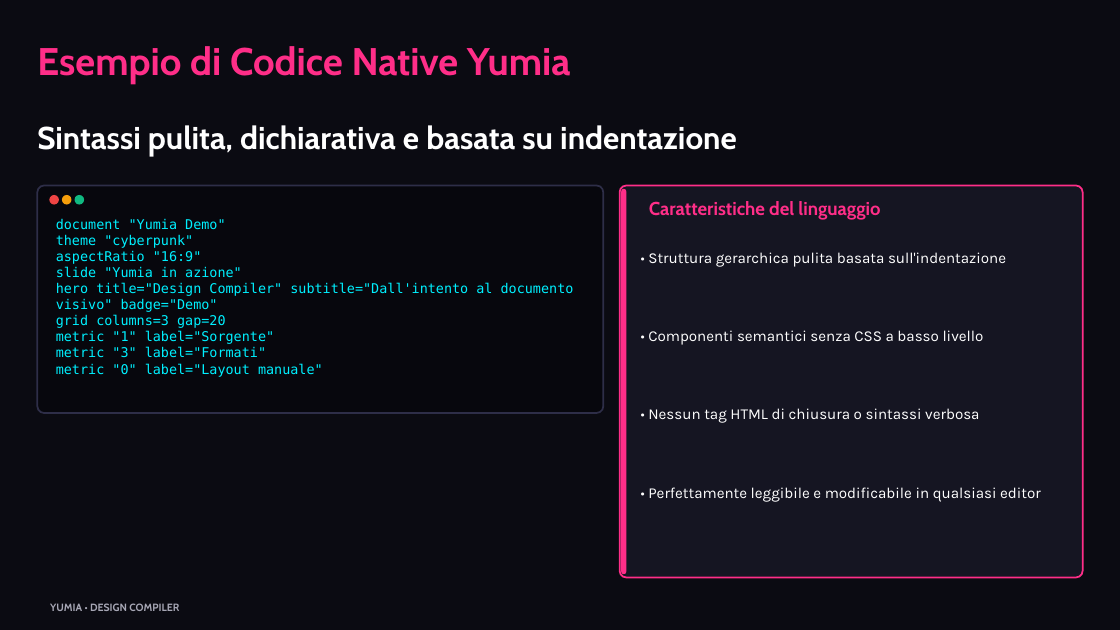
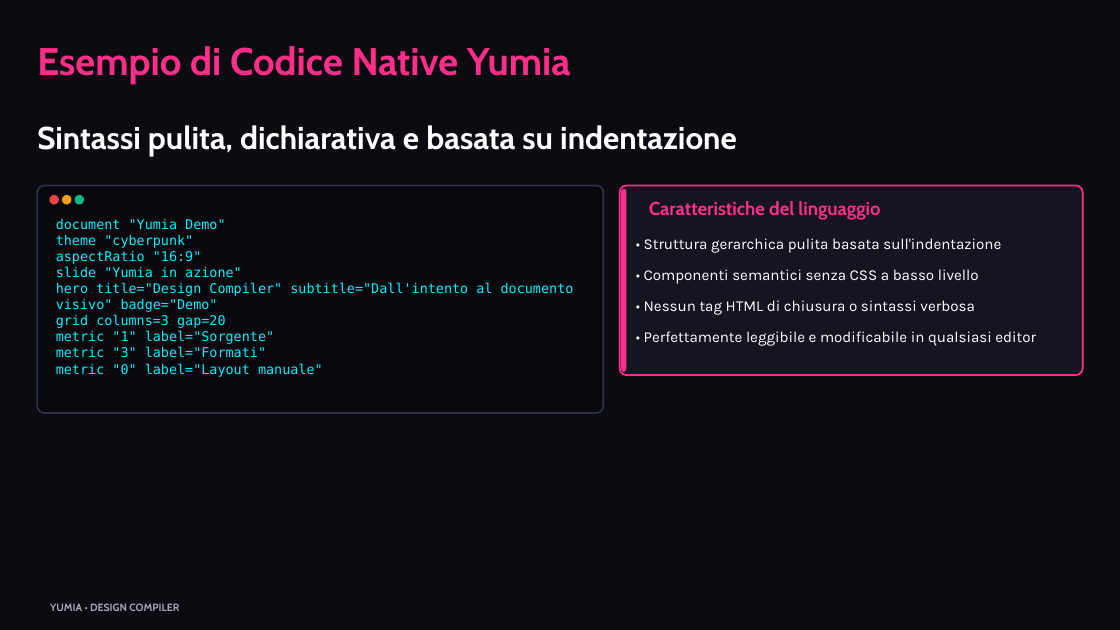
Before and after one commit to biagio-scaglia/Yumia-MD, a slide deck: slide 7 of presentation.pptx. Drawn at 1120x630 pixels with LibreOffice and Linux fonts; fonts in the diff are those of the drawing. Boxes give left, top, right and bottom in pixels: in the first picture for what was removed or moved away, otherwise in the second. Text is boxed around its words. In the diff, an @@ line names an element or a change of style, - is before the commit and + after.

Commit message:
fix(layout,html): prevent grid cards from overflowing slide height
Tighten paragraph/list estimates, densify card packing, and equalize row heights so uneven bullet columns stay closed within 16:9.

```diff
--- a/presentation.pptx
+++ b/presentation.pptx
@@ rounded rectangle: place and size @@
-rounded rectangle at [620, 186, 1083, 578]
+rounded rectangle at [620, 186, 1083, 376]
@@ rounded rectangle at [620, 186, 1083, 376]: proportions changed @@
@@ rounded rectangle: place and size @@
-rounded rectangle at [622, 189, 627, 575]
+rounded rectangle at [622, 189, 627, 372]
@@ text "• Struttura gerarchica pulita basata ...": place and size @@
-text "• Struttura gerarchica pulita basata ..." at [648, 252, 1006, 267]
+text "• Struttura gerarchica pulita basata ..." at [644, 238, 1001, 253]
@@ text "• Componenti semantici senza CSS ...": place and size @@
-text "• Componenti semantici senza CSS ..." at [648, 330, 984, 345]
+text "• Componenti semantici senza CSS ..." at [644, 269, 979, 284]
@@ text "• Nessun tag HTML di ...": place and size @@
-text "• Nessun tag HTML di ..." at [648, 408, 979, 423]
+text "• Nessun tag HTML di ..." at [644, 300, 974, 315]
@@ text "• Perfettamente leggibile e modificabile ...": place and size @@
-text "• Perfettamente leggibile e modificabile ..." at [648, 487, 1041, 502]
+text "• Perfettamente leggibile e modificabile ..." at [644, 331, 1036, 346]
```
Also in this commit, not shown: 12 other slides changed, 6 other files.
